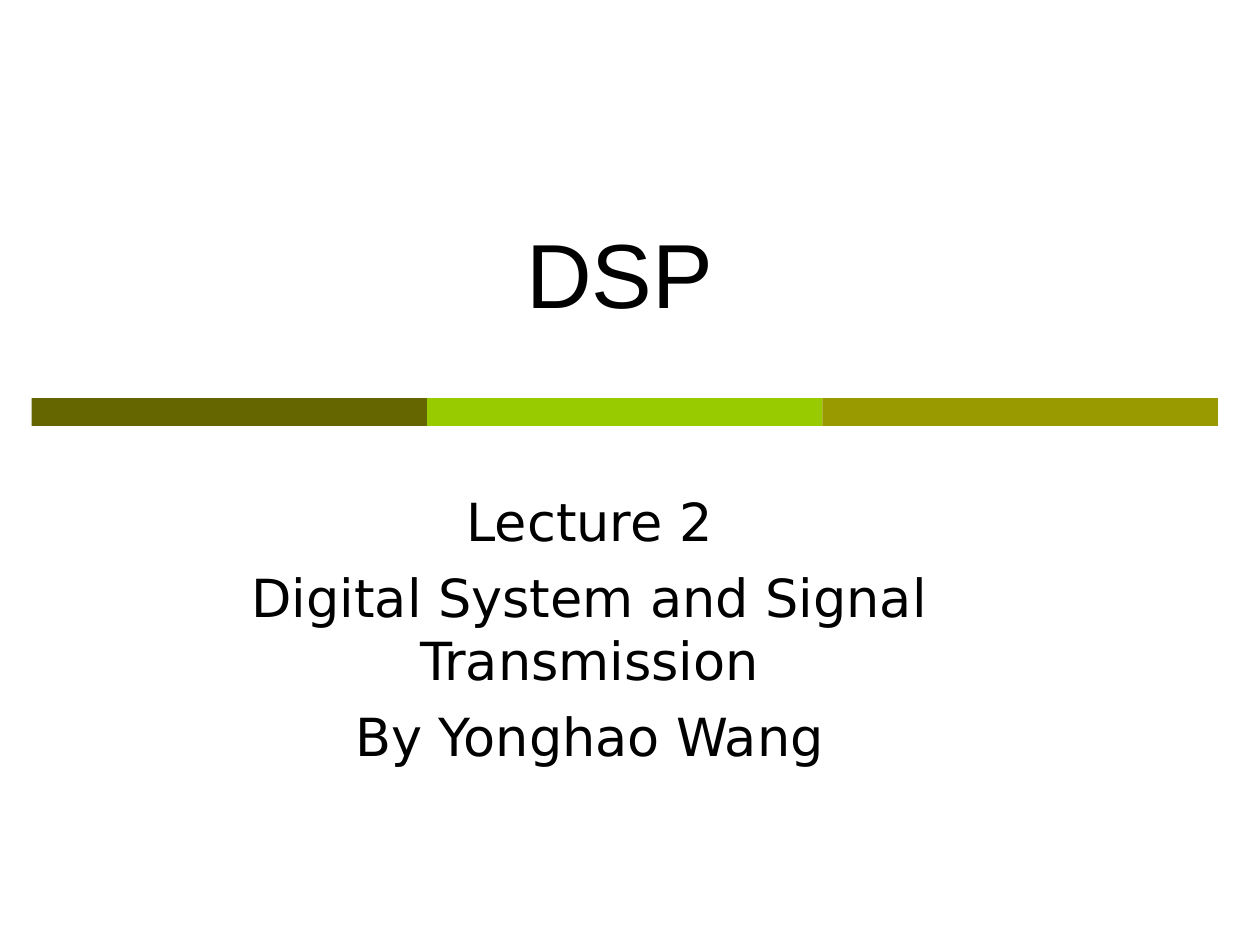
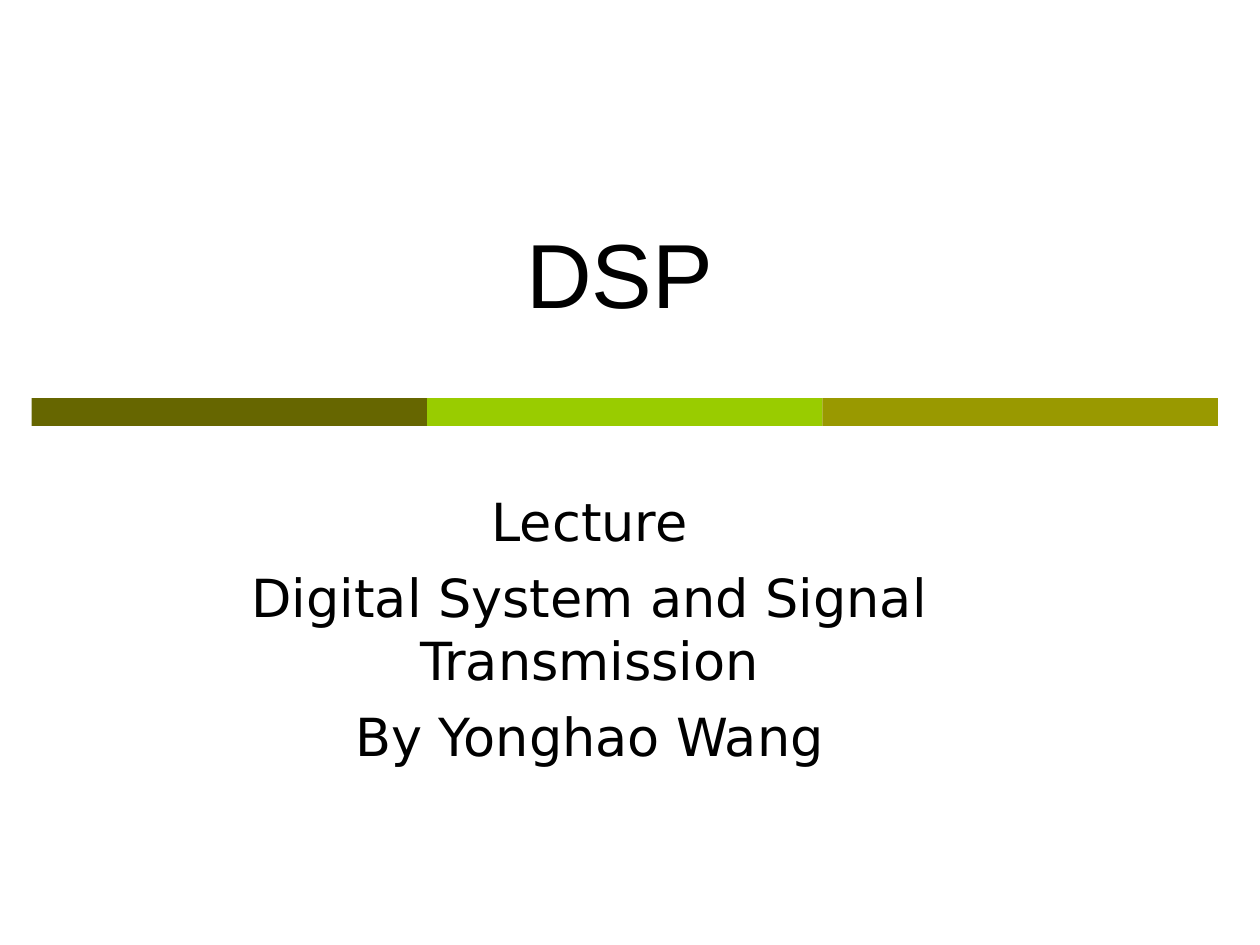
Before and after one commit to wyonghao/wyonghao.github.io, a slide deck: slide 1 of DSP2018/Lectures/A02_DSP_digital_system_and signal transmisson.ppt. Drawn at 1260x945 pixels with LibreOffice and Linux fonts; fonts in the diff are those of the drawing. Boxes give left, top, right and bottom in pixels: in the first picture for what was removed or moved away, otherwise in the second. Text is boxed around its words. In the diff, an @@ line names an element or a change of style, - is before the commit and + after.

```diff
--- a/DSP2018/Lectures/A02_DSP_digital_system_and signal transmisson.ppt
+++ b/DSP2018/Lectures/A02_DSP_digital_system_and signal transmisson.ppt
@@ subtitle at (492,502,688,542): text changed @@
-Lecture 2
+Lecture
```
Also in this commit, not shown: 2 other files.
